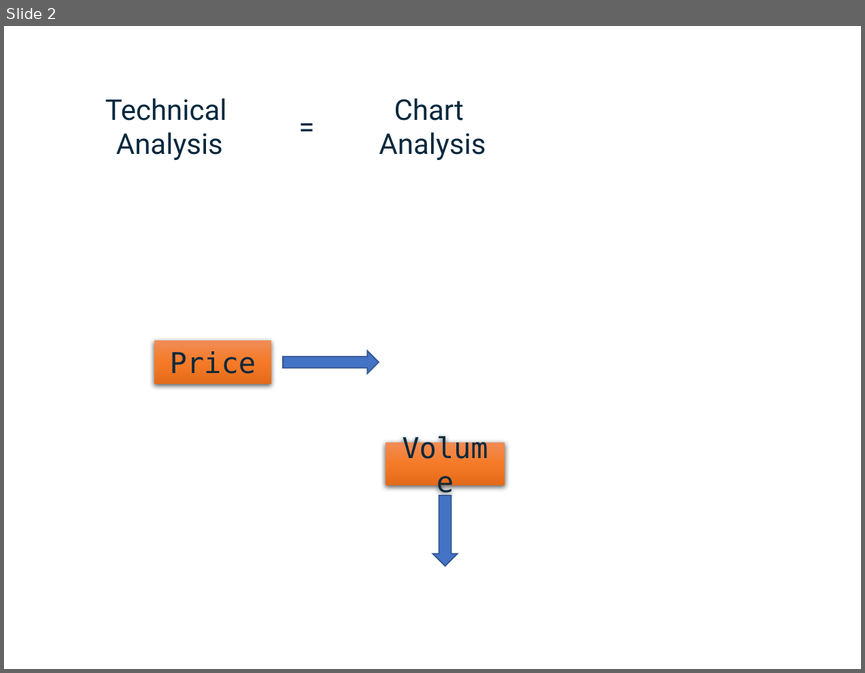
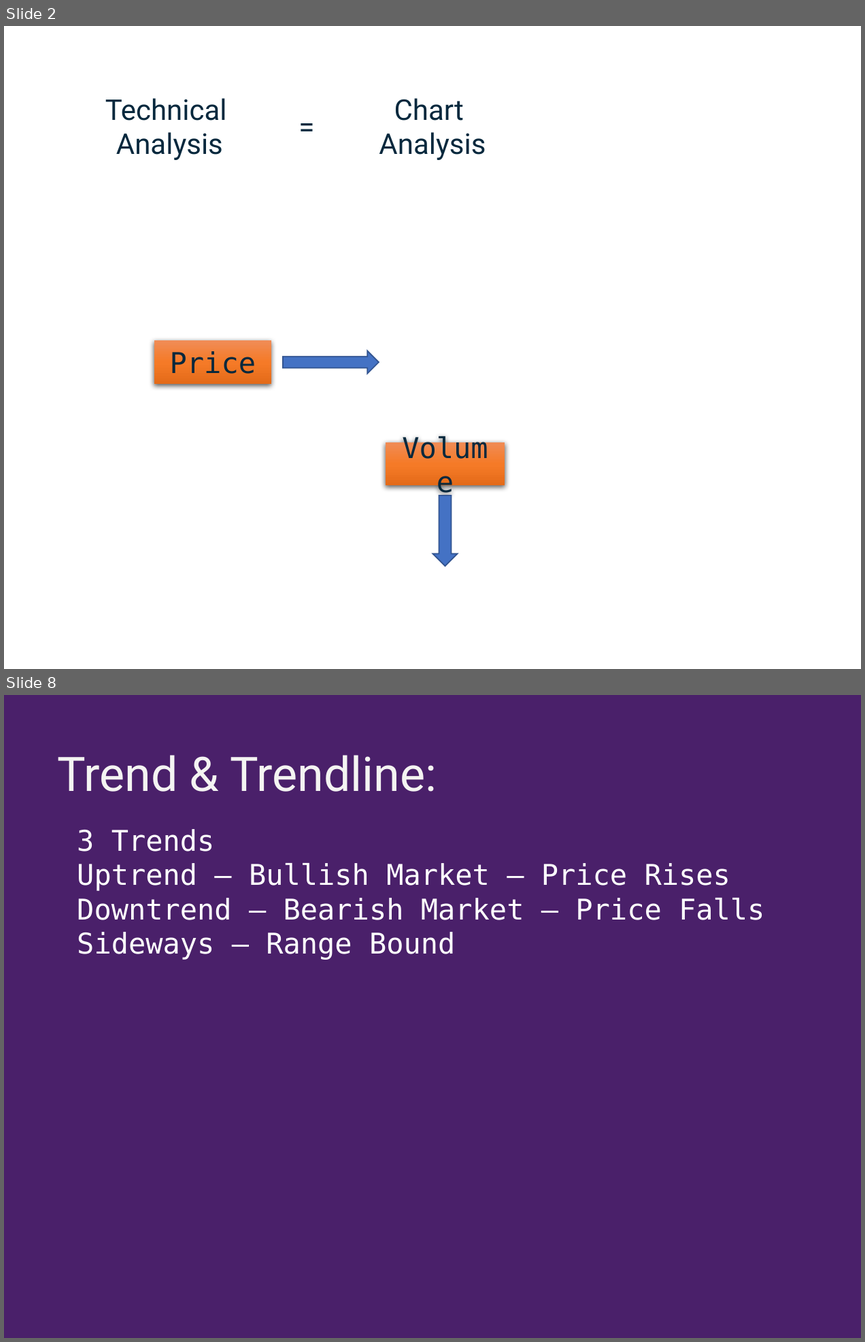
Before and after one commit to shoeb072022/SkeptiBullData, a slide deck: Introductory lecture/Technical Analysis.pptx. Shown one above the other, each under a label of ours: slide 2 before the commit, slides 2 and 8 after it; the slides between them are not shown. The pictures are 865x673 and 865x1342 pixels, drawn with LibreOffice and Linux fonts; fonts in the diff are those of the drawing; background and template pictures are left out. Boxes give left, top, right and bottom in pixels: in the first picture for what was removed or moved away, otherwise in the second. Text is boxed around its words. In the diff, an @@ line names an element or a change of style, - is before the commit and + after.

```diff
--- a/Introductory lecture/Technical Analysis.pptx
+++ b/Introductory lecture/Technical Analysis.pptx
@@ slide 8 added at bbox=[4, 695, 861, 1338], background #4A206A @@
@@ text added at bbox=[57, 755, 436, 792], 40 pt, text #F4F4F2 @@
+Trend & Trendline:
@@ text added at bbox=[77, 829, 764, 960], 24 pt, text #FFFFFF @@
+3 Trends
+Uptrend – Bullish Market – Price Rises
+Downtrend – Bearish Market – Price Falls
+Sideways – Range Bound
```
Also in this commit, not shown: 2 slides changed, 12 other slides added, 3 slides removed, 1 other file.
